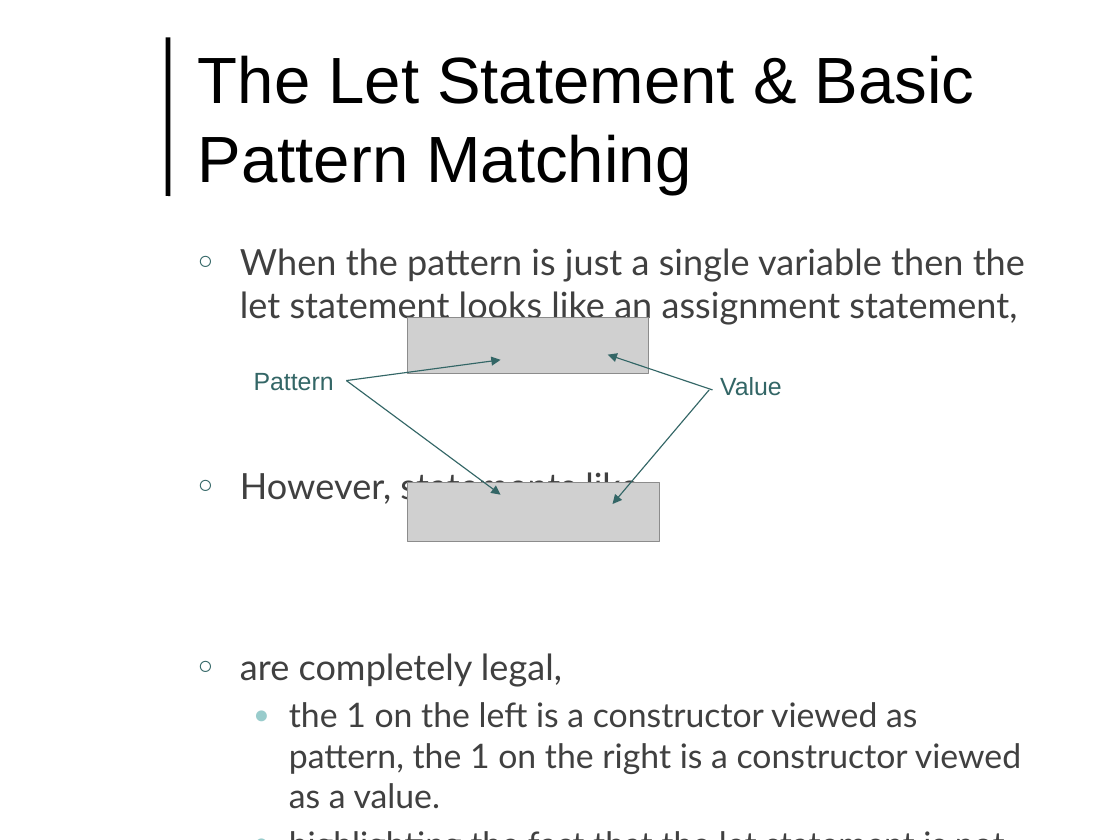
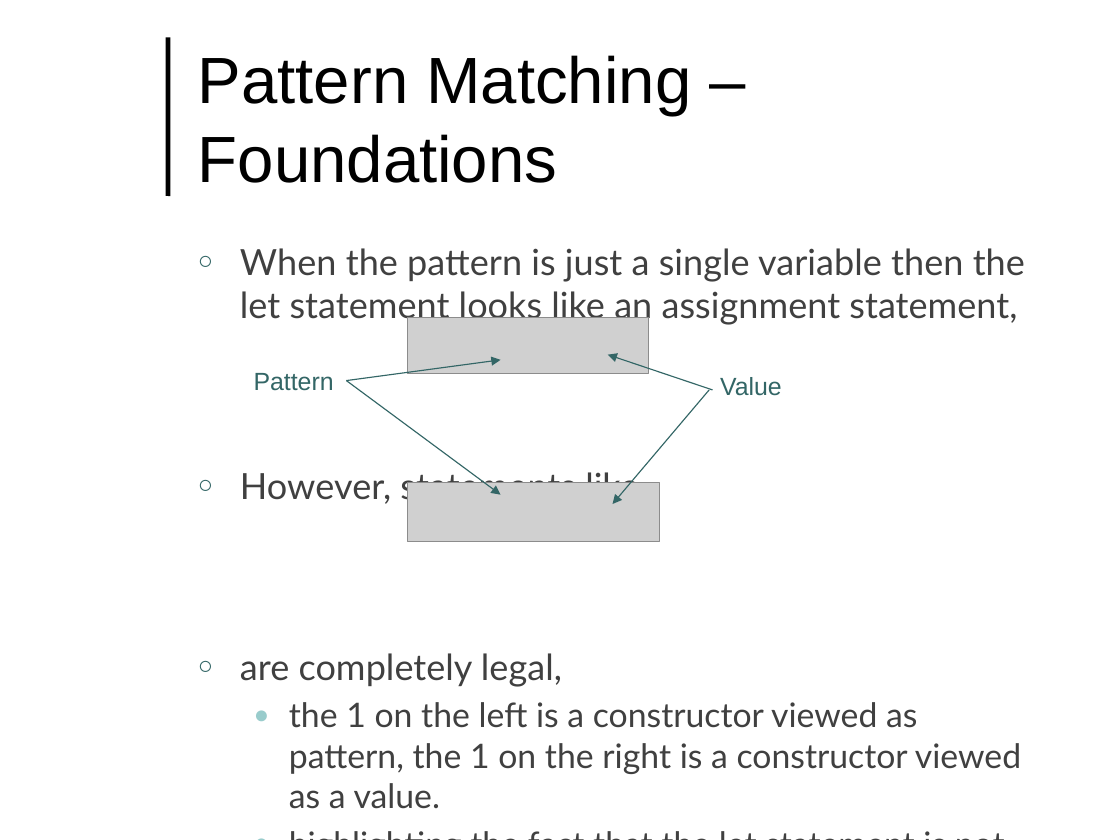
Before and after one commit to lutzhamel/CSC493, a slide deck: slide 6 of notes/csc493-ln004.pptx (slide 3 before the commit). Drawn at 1120x840 pixels with LibreOffice and Linux fonts; fonts in the diff are those of the drawing; grey boxes stand for pictures; background and template pictures are left out. Boxes give left, top, right and bottom in pixels: in the first picture for what was removed or moved away, otherwise in the second. Text is boxed around its words. In the diff, an @@ line names an element or a change of style, - is before the commit and + after.

```diff
--- a/notes/csc493-ln004.pptx
+++ b/notes/csc493-ln004.pptx
@@ title at bbox=[198, 55, 691, 183]: text changed @@
-The Let Statement & Basic Pattern Matching
+Pattern Matching – Foundations
```
Also in this commit, not shown: 6 other slides changed, 4 slides added, 5 other files.
